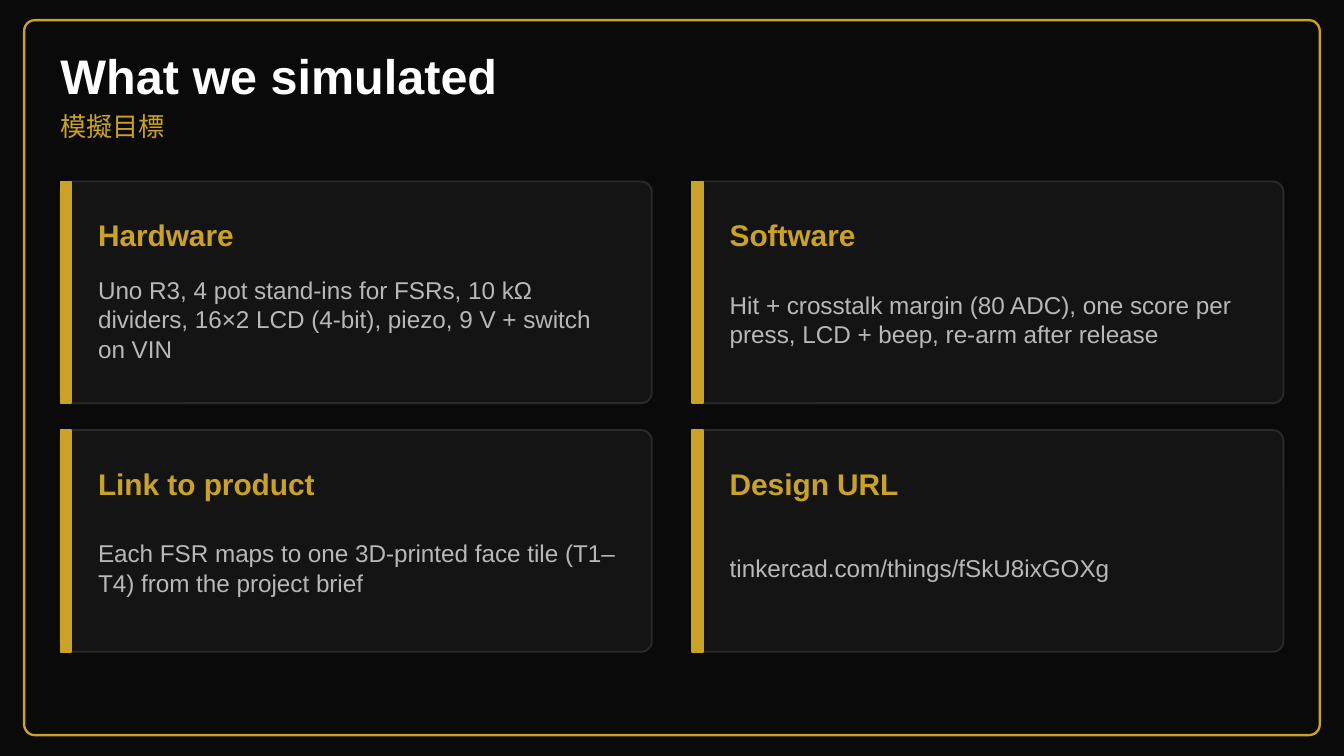
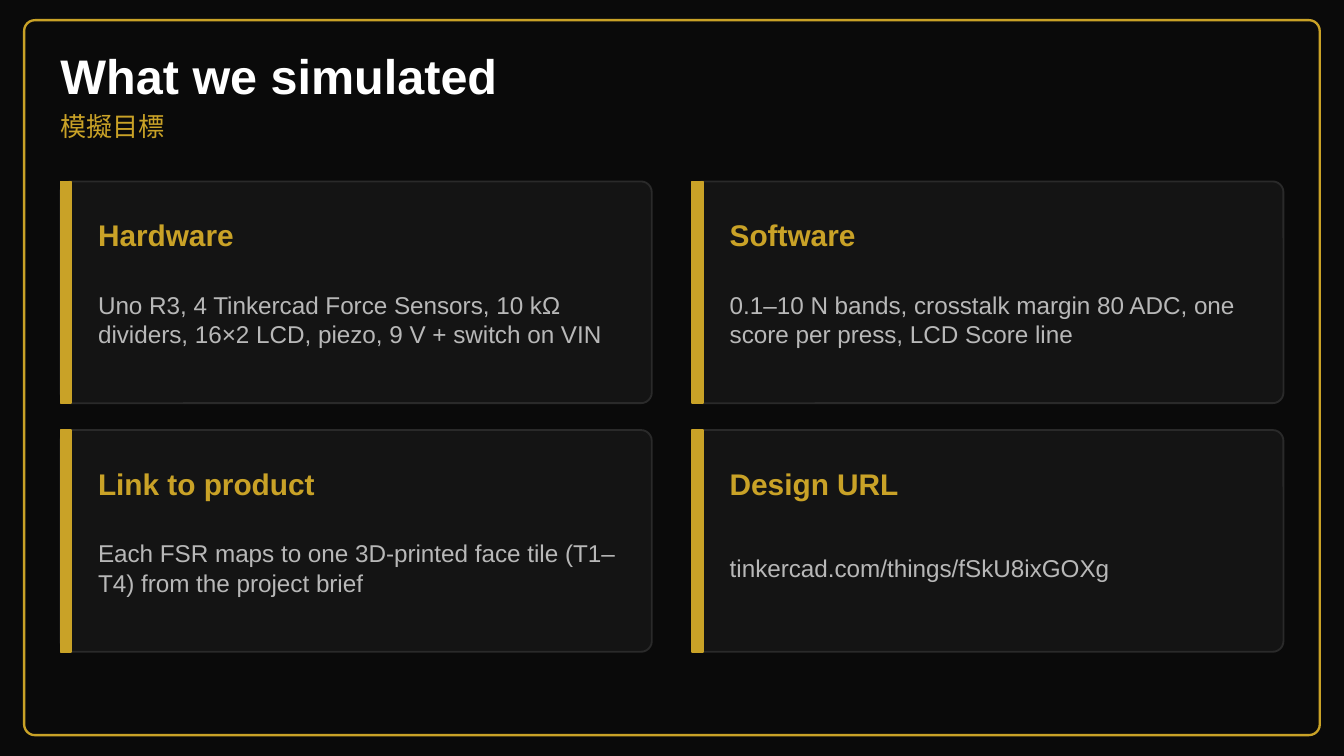
Before and after one commit to AnorakAdrianyc/GEST-3005-Project-Copy, a slide deck: slide 2 of dartboard/SIMULATION_REPORT.pptx. Drawn at 1344x756 pixels with LibreOffice and Linux fonts; fonts in the diff are those of the drawing. Boxes give left, top, right and bottom in pixels: in the first picture for what was removed or moved away, otherwise in the second. Text is boxed around its words. In the diff, an @@ line names an element or a change of style, - is before the commit and + after.

Commit message:
Enhance dartboard project with detailed simulation and scoring logic
- Updated `build_report_pptx.js` to include new sections for "Proof of concept," "Our idea," and "Further plans" with detailed descriptions and visuals.
- Revised `dartboard.ino` to implement Tinkercad Force Sensors, adjusting scoring logic based on force measurements and improving hit detection.
- Enhanced `SIMULATION_REPORT.md` to clarify sensor functionality and scoring mechanics, including new scoring thresholds and LCD display behavior.
- Updated simulation report presentation (`SIMULATION_REPORT.pptx`) and images to reflect recent changes.

```diff
--- a/dartboard/SIMULATION_REPORT.pptx
+++ b/dartboard/SIMULATION_REPORT.pptx
@@ text at bbox=[98, 296, 601, 348]: text changed @@
-Uno R3, 4 pot stand-ins for FSRs, 10 kΩ dividers, 16×2 LCD (4-bit), piezo, 9 V + switch on VIN
+Uno R3, 4 Tinkercad Force Sensors, 10 kΩ dividers, 16×2 LCD, piezo, 9 V + switch on VIN
@@ text at bbox=[730, 296, 1234, 348]: text changed @@
-Hit + crosstalk margin (80 ADC), one score per press, LCD + beep, re-arm after release
+0.1–10 N bands, crosstalk margin 80 ADC, one score per press, LCD Score line
```
Also in this commit, not shown: 3 slides added, 8 other files.
